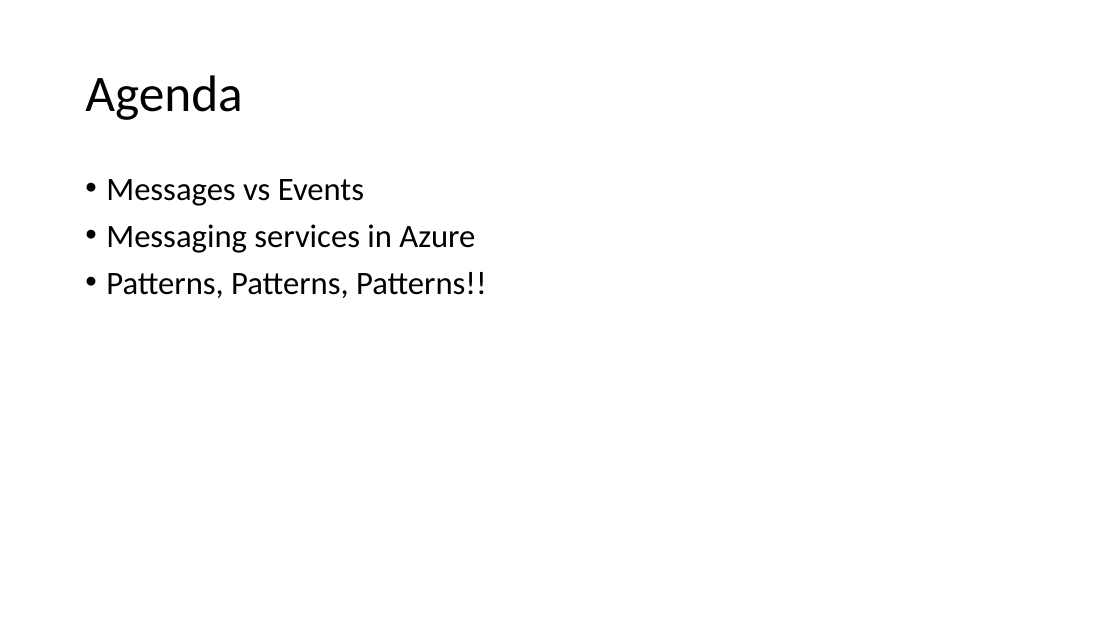
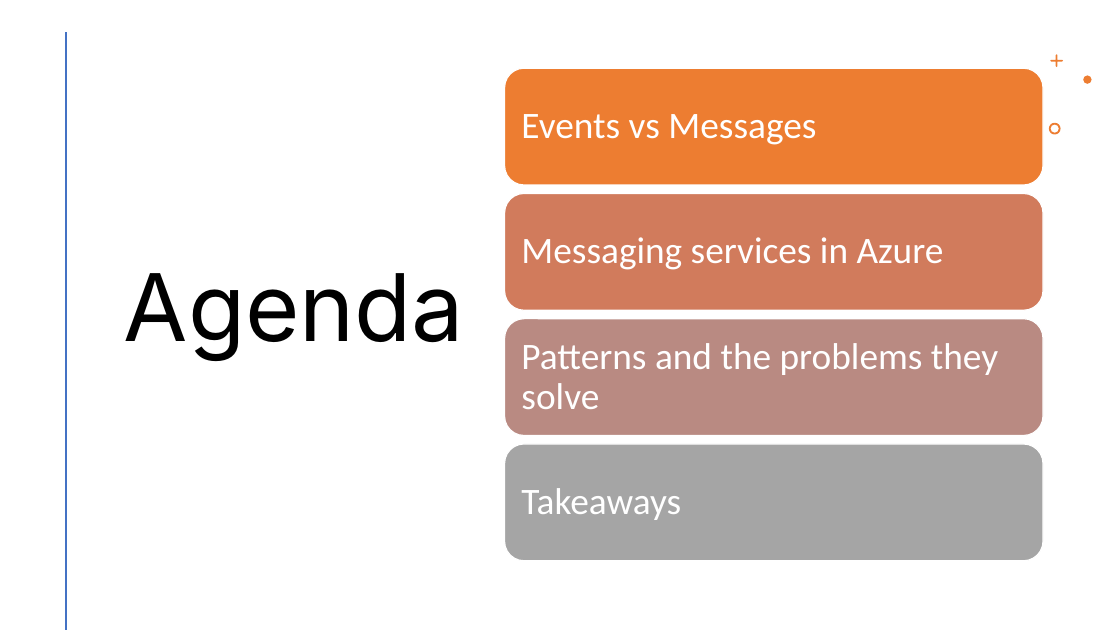
Before and after one commit to willvelida/talks, a slide deck: slide 3 of scalable-messaging-patterns-azure/SlideDeck.pptx. Drawn at 1120x630 pixels with LibreOffice and Linux fonts; fonts in the diff are those of the drawing. Boxes give left, top, right and bottom in pixels: in the first picture for what was removed or moved away, otherwise in the second. Text is boxed around its words. In the diff, an @@ line names an element or a change of style, - is before the commit and + after.

Commit message:
Adding slides

```diff
--- a/scalable-messaging-patterns-azure/SlideDeck.pptx
+++ b/scalable-messaging-patterns-azure/SlideDeck.pptx
@@ line added from (66, 33) to (66, 629), #ED7D31 2 pt @@
@@ title "Agenda": place and size @@
-title "Agenda" at <box>85,75,242,120</box>
+title "Agenda" at <box>124,273,464,361</box>
@@ title "Agenda" at <box>124,273,464,361</box>: size 44 to 80 pt, font Calibri to Inter @@
@@ freeform shape added at <box>1050,55,1063,67</box>, fill #ED7D31 @@
@@ freeform shape added at <box>1084,76,1092,84</box>, fill #ED7D31 @@
@@ freeform shape added at <box>1049,123,1061,134</box>, fill #ED7D31 @@
@@ text removed at <box>106,179,487,298</box> @@
-• Messages vs Events
-• Messaging services in Azure
-• Patterns, Patterns, Patterns!!
@@ group added at <box>505,68,1044,561</box>: 4 rounded rectangles, 4 texts @@
+Events vs Messages
+Messaging services in Azure
+Patterns and the problems they solve
+Takeaways
```
Also in this commit, not shown: 5 other slides changed, 45 slides added, 3 slides removed, 3 other files.
